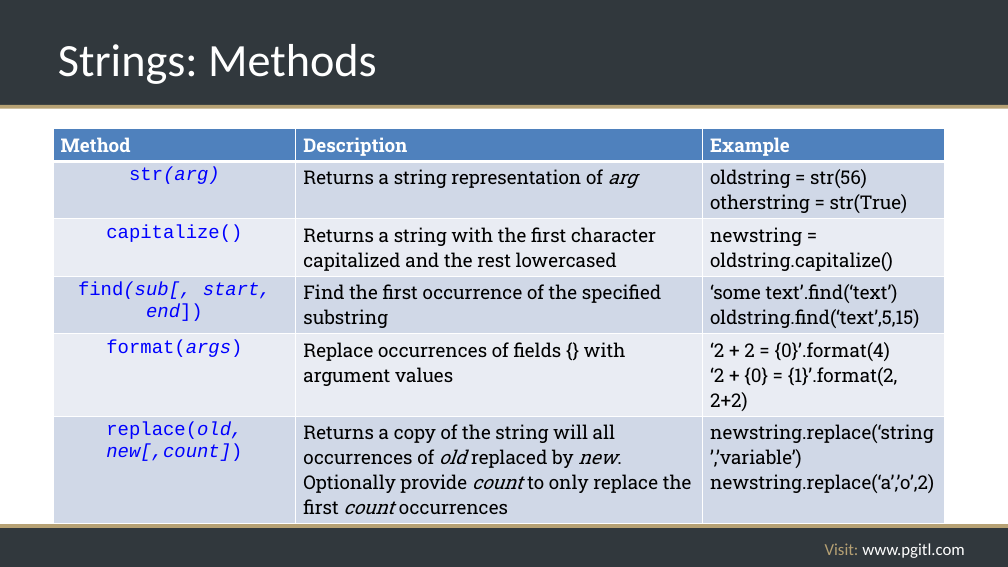
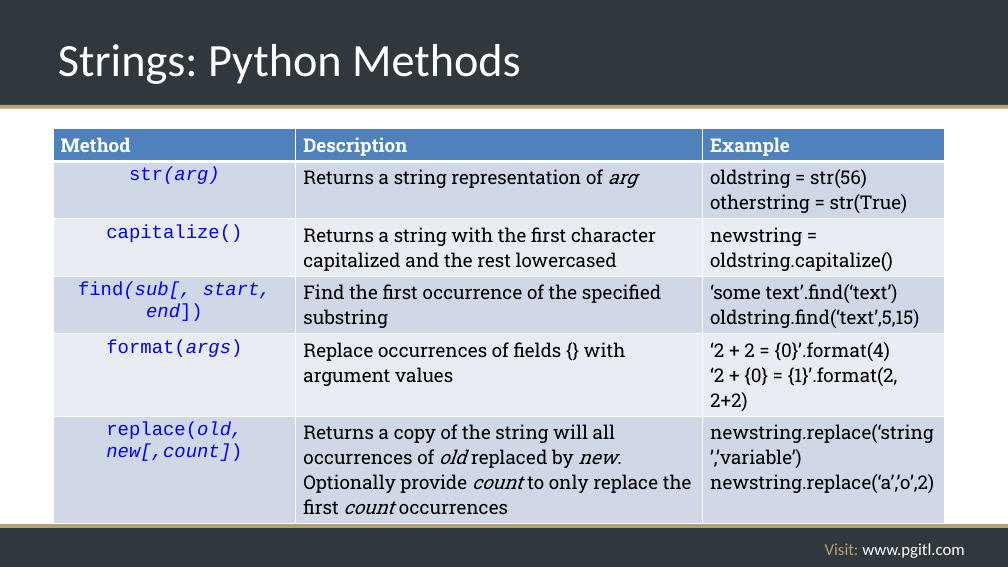
Before and after one commit to rikkouri/project-a, a slide deck: slide 70 of Programming Foundations.pptx (slide 69 before the commit). Drawn at 1008x567 pixels with LibreOffice and Linux fonts; fonts in the diff are those of the drawing; background and template pictures are left out. Boxes give left, top, right and bottom in pixels: in the first picture for what was removed or moved away, otherwise in the second. Text is boxed around its words. In the diff, an @@ line names an element or a change of style, - is before the commit and + after.

```diff
--- a/Programming Foundations.pptx
+++ b/Programming Foundations.pptx
@@ title at [58, 44, 521, 84]: text changed @@
-Strings: Methods
+Strings: Python Methods
```
Also in this commit, not shown: 4 other slides changed, 2 slides added.
